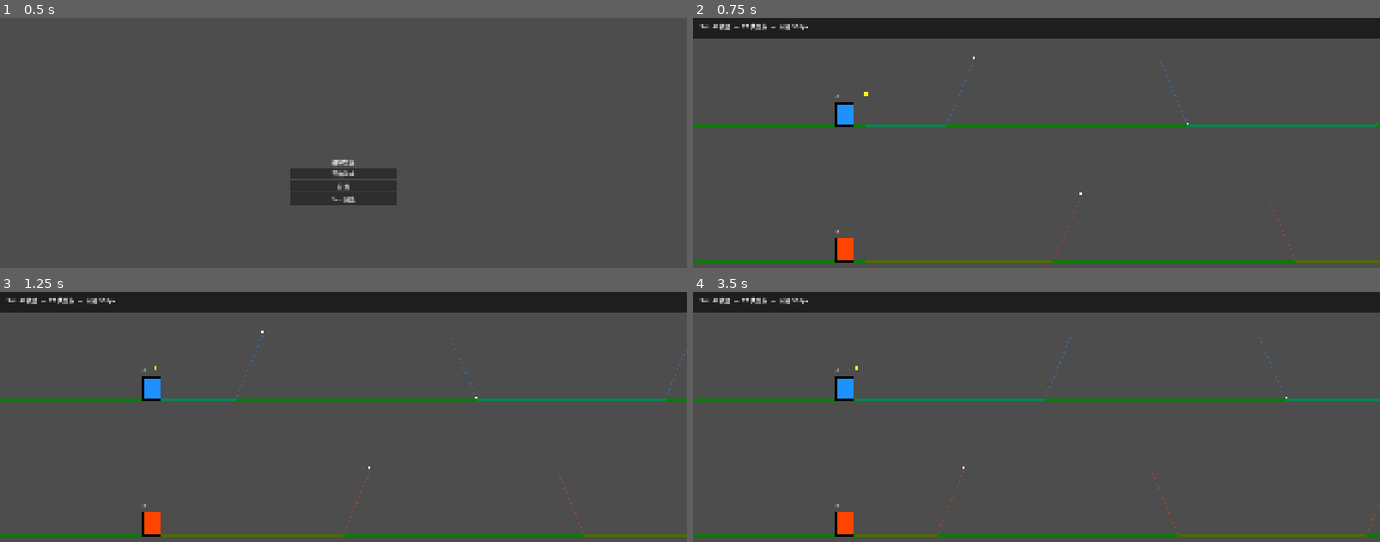
Above: before the commit, frames 1-4 (two rows, left to right).
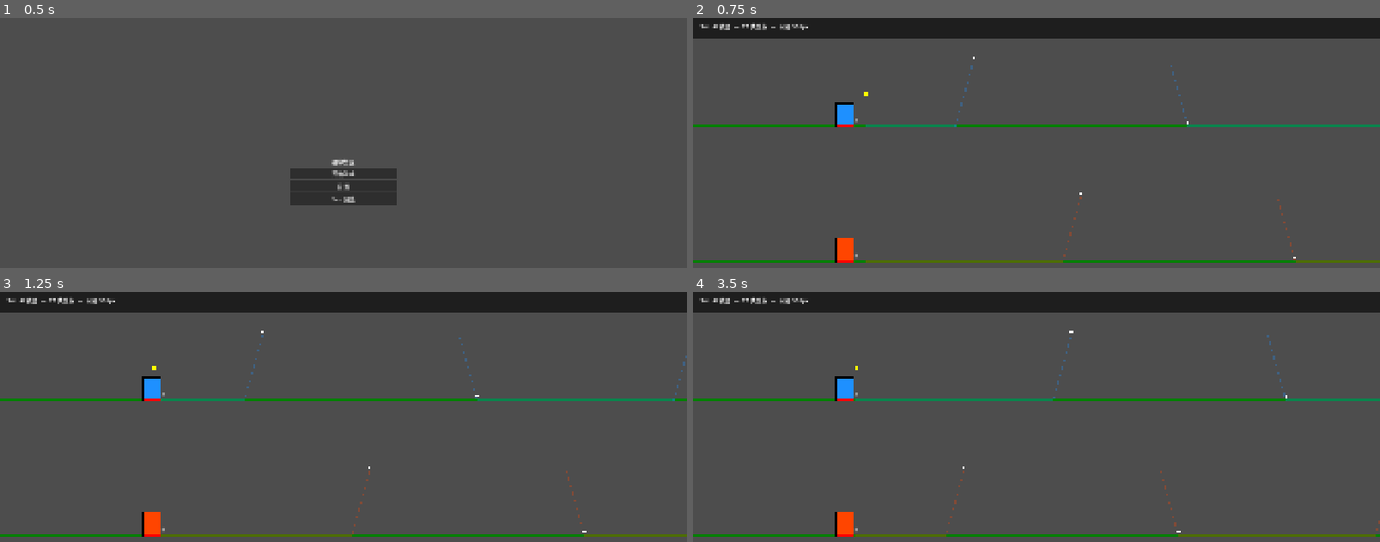
Above: after the commit, the same moments.

Repository: GeorgeMee/Magnetix
Game: Godot game, scene res://src/scenes/ui/start_menu.tscn
Two runs of this game, one before a commit and one after it. Both use one fixed random seed, a clock stepped at 60 frames per second and the inputs below.
Inputs:
- Up to frame 1 (0.5 s): no input
- Up to frame 2 (0.75 s): click "Sim 预览" at 0.5 s
- Up to frame 3 (1.25 s): no input
- Up to frame 4 (3.5 s): hold Space (swap) 1.28-2.03 s; tap Q (magnetism_a) at 2.1 s; tap Space (swap) at 2.3, 3.05 s; hold W (magnetism_b) from 2.78 s (still down)

Frame 1 is identical in both runs. In frame 2, 0.3% of the frame differs, in the area x 20-100%, y 17-98%; in frame 3, 0.4%, in the area x 20-100%, y 18-98%; in frame 4, 0.4%.

Commit message:
Sim preview: smooth gravity transition + inverted ceiling character with feet markers

Diff:
--- a/src/scripts/ui/sim_preview.gd
+++ b/src/scripts/ui/sim_preview.gd
@@ -8,6 +8,10 @@
 var playing : bool = true
 var total_length : float = 5000.0
 var char_x : float = 400.0
+var transition_dist : float = 260.0
+
+var char_a_display_y : float = 0.0
+var char_b_display_y : float = 0.0
 
 @onready var speed_slider : HSlider = %SpeedSlider
 @onready var speed_label : Label = %SpeedLabel
@@ -23,12 +27,16 @@
 func _regenerate() -> void:
 	trajectory = sim_ai.generate(Magnet.Polarity.NORTH, Magnet.Polarity.SOUTH, 100.0, total_length, GameManager.sim_decision_interval)
 	sim_time = 0.0
+	char_a_display_y = 0.0
+	char_b_display_y = 0.0
 
 func _process(delta : float) -> void:
 	if playing:
 		sim_time += sim_speed * delta
 		if sim_time > total_length:
 			sim_time -= total_length
+			char_a_display_y = 0.0
+			char_b_display_y = 0.0
 	queue_redraw()
 
 func _on_speed_changed(value : float) -> void:
@@ -43,7 +51,7 @@
 	return floor_y if surf == SimAI.Surface.FLOOR else floor_y - coff
 
 func _rect_y_at(floor_y : float, coff : float, char_h : float, surf : int) -> float:
-	return floor_y - char_h if surf == SimAI.Surface.FLOOR else floor_y - coff - char_h
+	return floor_y - char_h if surf == SimAI.Surface.FLOOR else floor_y - coff
 
 func _get_surface_at(world_x : float, lane : int) -> int:
 	var current := SimAI.Surface.FLOOR
@@ -52,6 +60,33 @@
 			break
 		current = trajectory[i].char_a_surface if lane == 0 else trajectory[i].char_b_surface
 	return current
+
+func _get_prev_flip_x(world_x : float, lane : int) -> float:
+	var last_x : float = 0.0
+	var last_surf := SimAI.Surface.FLOOR
+	for i in range(trajectory.size()):
+		if trajectory[i].world_x > world_x:
+			break
+		var s := trajectory[i].char_a_surface if lane == 0 else trajectory[i].char_b_surface
+		if s != last_surf:
+			last_x = trajectory[i].world_x
+			last_surf = s
+	return last_x
+
+func _smooth_feet_y(floor_y : float, coff : float, char_h : float, lane : int) -> float:
+	var surf := _get_surface_at(sim_time, lane)
+	var prev_surf := _get_surface_at(sim_time - 0.01, lane)
+	var target_y := _feet_y_at(floor_y, coff, surf)
+
+	if surf == prev_surf:
+		return target_y
+
+	var flip_x := _get_prev_flip_x(sim_time, lane)
+	var progress := clampf((sim_time - flip_x) / transition_dist, 0.0, 1.0)
+	progress = ease(progress, 0.5)
+
+	var old_y := _feet_y_at(floor_y, coff, prev_surf)
+	return lerpf(old_y, target_y, progress)
 
 func _draw() -> void:
 	var vp_w := get_viewport().get_visible_rect().size.x
@@ -64,7 +99,7 @@
 
 	_draw_lane(lane_top, coff, vp_w)
 	_draw_lane(lane_bot, coff, vp_w)
-	_draw_trajectory_path(lane_top, lane_bot, coff, vp_w, char_w, char_h)
+	_draw_trajectory_path(lane_top, lane_bot, coff, vp_w, char_h)
 	_draw_characters(lane_top, lane_bot, coff, vp_w, char_w, char_h)
 
 	draw_rect(Rect2(Vector2(0, 0), Vector2(vp_w, 60)), Color(Color.BLACK, 0.6))
@@ -74,25 +109,22 @@
 	draw_line(Vector2(0, floor_y), Vector2(vp_w, floor_y), Color.WEB_GREEN, 2.0)
 	draw_line(Vector2(0, floor_y - coff), Vector2(vp_w, floor_y - coff), Color.WEB_GREEN.darkened(0.4), 1.0)
 
-func _draw_trajectory_path(lane_top : float, lane_bot : float, coff : float, vp_w : float, char_w : float, char_h : float) -> void:
+func _draw_trajectory_path(lane_top : float, lane_bot : float, coff : float, vp_w : float, char_h : float) -> void:
 	if trajectory.size() < 2:
 		return
 	var prev_sx : float = 0.0
 	var prev_fy_a : float = 0.0
 	var prev_fy_b : float = 0.0
 	var first := true
-	var substeps := 4
 	for i in range(trajectory.size() - 1):
 		var pt0 := trajectory[i]
 		var pt1 := trajectory[i + 1]
-		for s in range(substeps):
-			var t := float(s) / float(substeps)
+		for s in range(6):
+			var t := float(s) / 6.0
 			var wx := lerpf(pt0.world_x, pt1.world_x, t)
 			var sx := char_x + (wx - sim_time)
 			if sx < -200 or sx > vp_w + 200:
 				prev_sx = sx
-				prev_fy_a = _feet_y_at(lane_top, coff, pt0.char_a_surface)
-				prev_fy_b = _feet_y_at(lane_bot, coff, pt0.char_b_surface)
 				continue
 			var fy_a := _feet_y_at(lane_top, coff, pt0.char_a_surface)
 			var fy_b := _feet_y_at(lane_bot, coff, pt0.char_b_surface)
@@ -108,33 +140,58 @@
 		var sx := char_x + (pt.world_x - sim_time)
 		if sx > 0 and sx < vp_w:
 			if pt.swap_trigger:
-				draw_circle(Vector2(sx, lane_top - coff * 0.5), 5.0, Color.YELLOW)
+				draw_circle(Vector2(sx, lane_top - coff * 0.5), 6.0, Color.YELLOW)
 			if pt.magnet_a_trigger:
-				draw_circle(Vector2(sx, _feet_y_at(lane_top, coff, pt.char_a_surface) - 8), 3.0, Color.WHITE)
+				draw_circle(Vector2(sx, _feet_y_at(lane_top, coff, pt.char_a_surface) - 10), 4.0, Color.WHITE)
 			if pt.magnet_b_trigger:
-				draw_circle(Vector2(sx, _feet_y_at(lane_bot, coff, pt.char_b_surface) - 8), 3.0, Color.WHITE)
+				draw_circle(Vector2(sx, _feet_y_at(lane_bot, coff, pt.char_b_surface) - 10), 4.0, Color.WHITE)
 
 func _draw_characters(lane_top : float, lane_bot : float, coff : float, vp_w : float, char_w : float, char_h : float) -> void:
-	var surf_a := _get_surface_at(sim_time, 0)
-	var surf_b := _get_surface_at(sim_time, 1)
-
-	var ay := _rect_y_at(lane_top, coff, char_h, surf_a)
-	var by := _rect_y_at(lane_bot, coff, char_h, surf_b)
+	var fy_a := _smooth_feet_y(lane_top, coff, char_h, 0)
+	var fy_b := _smooth_feet_y(lane_bot, coff, char_h, 1)
+
+	var ay : float
+	var by : float
+	var flip_a := false
+	var flip_b := false
+
+	if fy_a < lane_top - coff * 0.5:
+		flip_a = true
+		ay = fy_a
+	else:
+		ay = fy_a - char_h
+
+	if fy_b < lane_bot - coff * 0.5:
+		flip_b = true
+		by = fy_b
+	else:
+		by = fy_b - char_h
 
 	var color_a := Color.DODGER_BLUE
 	var color_b := Color.ORANGE_RED
-	if surf_a == SimAI.Surface.CEILING:
-		color_a = color_a.lightened(0.3)
-	if surf_b == SimAI.Surface.CEILING:
-		color_b = color_b.lightened(0.3)
-
-	draw_rect(Rect2(Vector2(char_x, ay), Vector2(char_w, char_h)), color_a)
+	var light_a := Color.DODGER_BLUE.lightened(0.3)
+	var light_b := Color.ORANGE_RED.lightened(0.3)
+
+	# Draw A
+	draw_rect(Rect2(Vector2(char_x, ay), Vector2(char_w, char_h)), color_a if not flip_a else light_a)
 	draw_rect(Rect2(Vector2(char_x, ay), Vector2(char_w, char_h)), Color.BLACK, false, 2.0)
-	draw_rect(Rect2(Vector2(char_x, by), Vector2(char_w, char_h)), color_b)
+	# Feet marker
+	if flip_a:
+		draw_line(Vector2(char_x, ay), Vector2(char_x + char_w, ay), Color.RED, 2.0)
+		draw_string(ThemeDB.fallback_font, Vector2(char_x + char_w + 4, ay + 4), "A", HORIZONTAL_ALIGNMENT_LEFT, -1, 12)
+	else:
+		draw_line(Vector2(char_x, ay + char_h), Vector2(char_x + char_w, ay + char_h), Color.RED, 2.0)
+		draw_string(ThemeDB.fallback_font, Vector2(char_x + char_w + 4, ay + char_h - 12), "A", HORIZONTAL_ALIGNMENT_LEFT, -1, 12)
+
+	# Draw B
+	draw_rect(Rect2(Vector2(char_x, by), Vector2(char_w, char_h)), color_b if not flip_b else light_b)
 	draw_rect(Rect2(Vector2(char_x, by), Vector2(char_w, char_h)), Color.BLACK, false, 2.0)
-
-	draw_string(ThemeDB.fallback_font, Vector2(char_x, ay - 16), "A", HORIZONTAL_ALIGNMENT_CENTER, -1, 12)
-	draw_string(ThemeDB.fallback_font, Vector2(char_x, by - 16), "B", HORIZONTAL_ALIGNMENT_CENTER, -1, 12)
+	if flip_b:
+		draw_line(Vector2(char_x, by), Vector2(char_x + char_w, by), Color.RED, 2.0)
+		draw_string(ThemeDB.fallback_font, Vector2(char_x + char_w + 4, by + 4), "B", HORIZONTAL_ALIGNMENT_LEFT, -1, 12)
+	else:
+		draw_line(Vector2(char_x, by + char_h), Vector2(char_x + char_w, by + char_h), Color.RED, 2.0)
+		draw_string(ThemeDB.fallback_font, Vector2(char_x + char_w + 4, by + char_h - 12), "B", HORIZONTAL_ALIGNMENT_LEFT, -1, 12)
 
 func _input(event : InputEvent) -> void:
 	if event.is_action_pressed("ui_cancel"):
